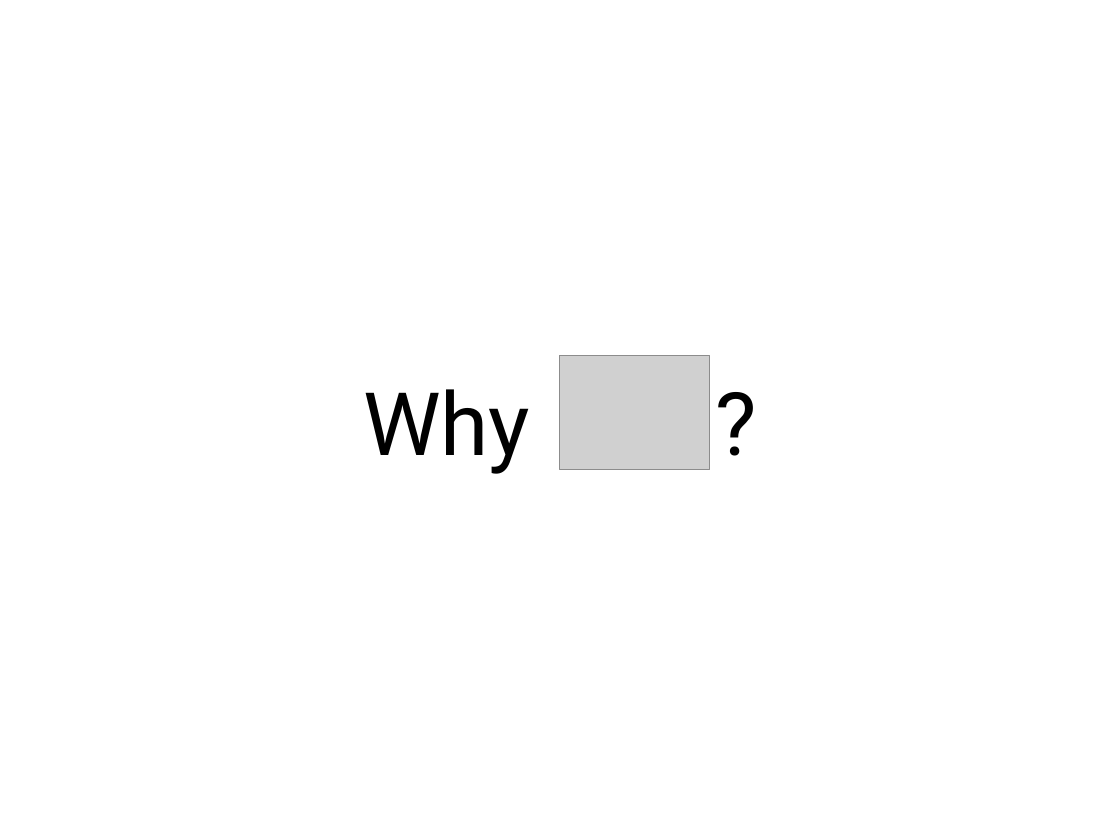
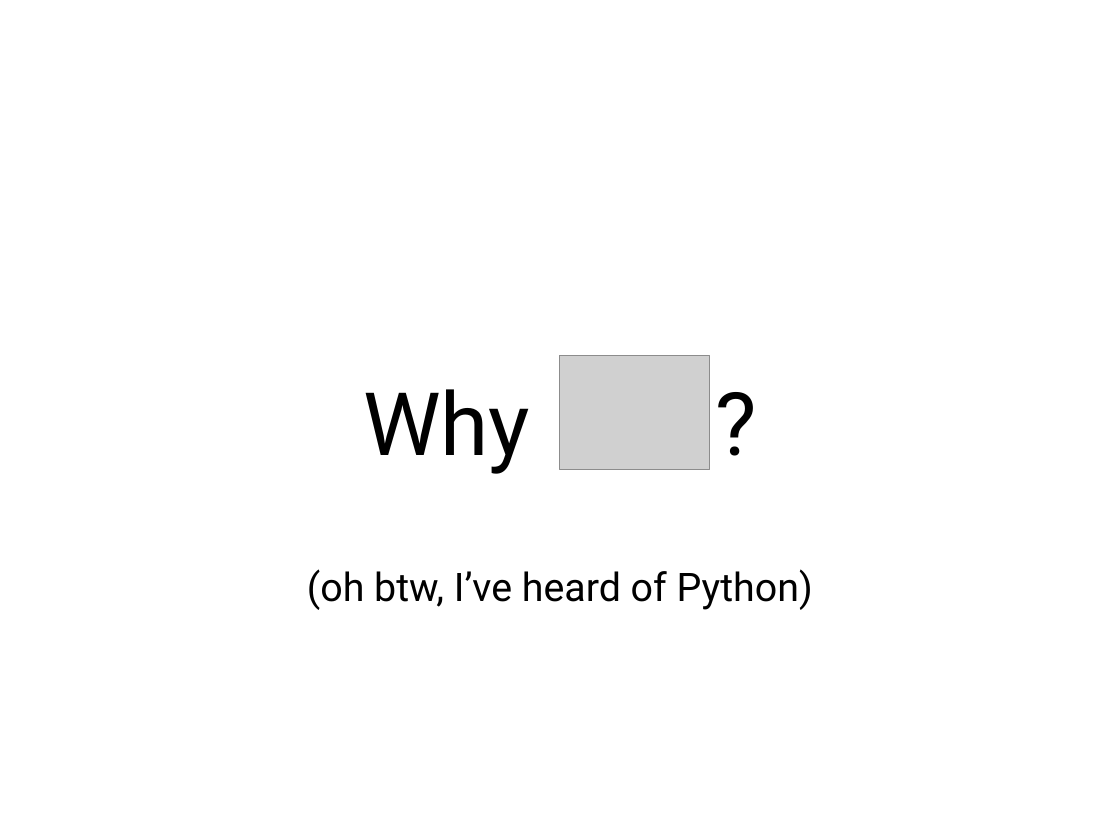
Before and after one commit to nvenkataraman1/RProgrammingWorkshop, a slide deck: slide 7 of sessions/w1/Week1.pptx. Drawn at 1120x840 pixels with LibreOffice and Linux fonts; fonts in the diff are those of the drawing; grey boxes stand for pictures. Boxes give left, top, right and bottom in pixels: in the first picture for what was removed or moved away, otherwise in the second. Text is boxed around its words. In the diff, an @@ line names an element or a change of style, - is before the commit and + after.

```diff
--- a/sessions/w1/Week1.pptx
+++ b/sessions/w1/Week1.pptx
@@ text added at box(307, 569, 813, 610), 36 pt, text #000000 @@
+(oh btw, I’ve heard of Python)
```
Also in this commit, not shown: 9 other slides changed, 2 slides added, 8 slides removed, 1 other file.
